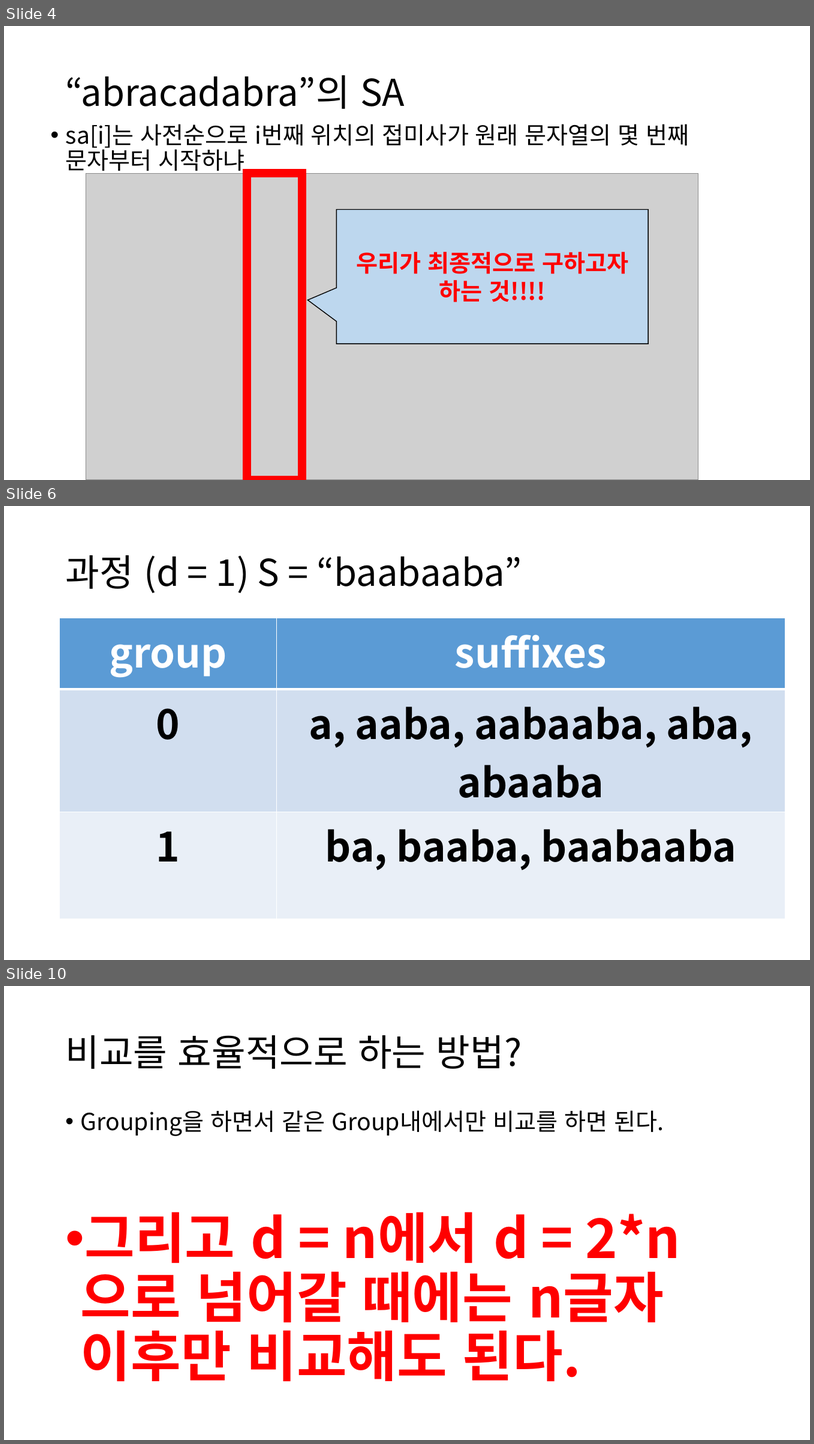
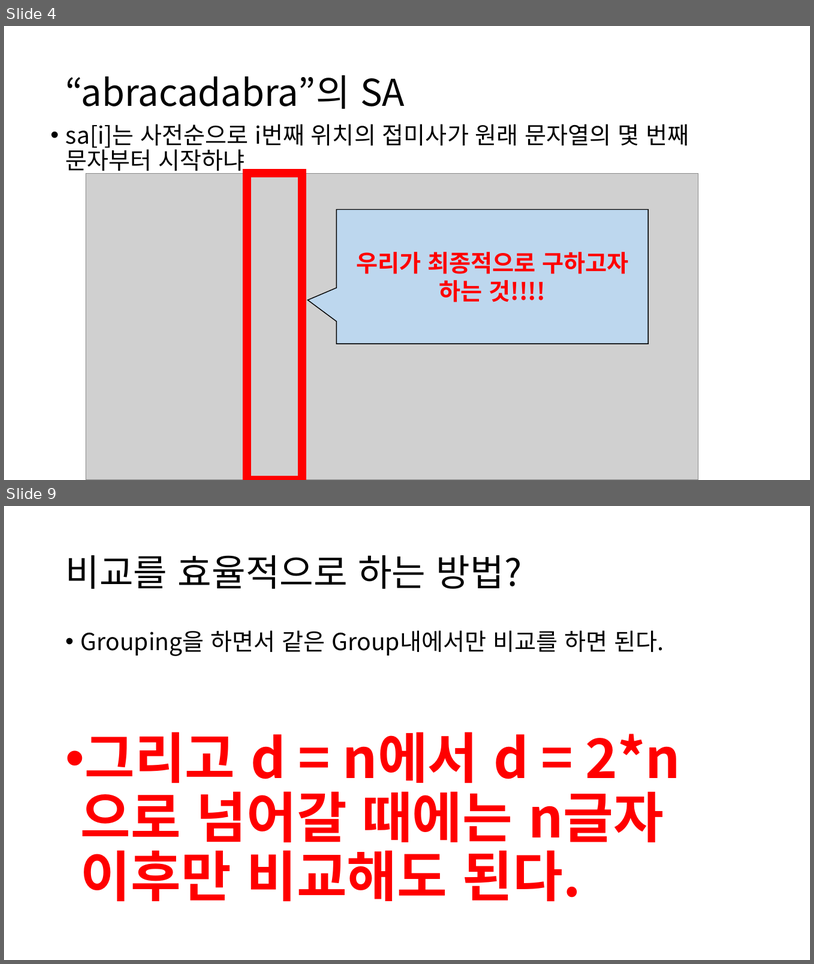
Before and after one commit to ALGOSOPT/algosopt, a slide deck: Chapter20/접미사배열ppt.pptx. Shown one above the other, each under a label of ours: slides 4, 6 and 10 before the commit, slides 4 and 9 after it; the slides between them are not shown. The pictures are 814x1444 and 814x964 pixels, drawn with LibreOffice and Linux fonts; fonts in the diff are those of the drawing; grey boxes stand for pictures. Boxes give left, top, right and bottom in pixels: in the first picture for what was removed or moved away, otherwise in the second. Text is boxed around its words. In the diff, an @@ line names an element or a change of style, - is before the commit and + after.

```diff
--- a/Chapter20/접미사배열ppt.pptx
+++ b/Chapter20/접미사배열ppt.pptx
@@ slide 6 removed at <box>4,506,810,960</box>, background #FFFFFF @@
@@ title removed at <box>65,555,522,593</box> @@
-과정 (d = 1) S = “baabaaba”
@@ table removed at <box>60,618,786,902</box>, 3 rows, 2 columns @@
-group | suffixes
-0 | a, aaba, aabaaba, aba, abaaba
-1 | ba, baaba, baabaaba
@@ what was slide 10 is now slide 9 @@
```
Also in this commit, not shown: 5 slides changed, 9 slides added, 2 other slides removed, 4 other files.
